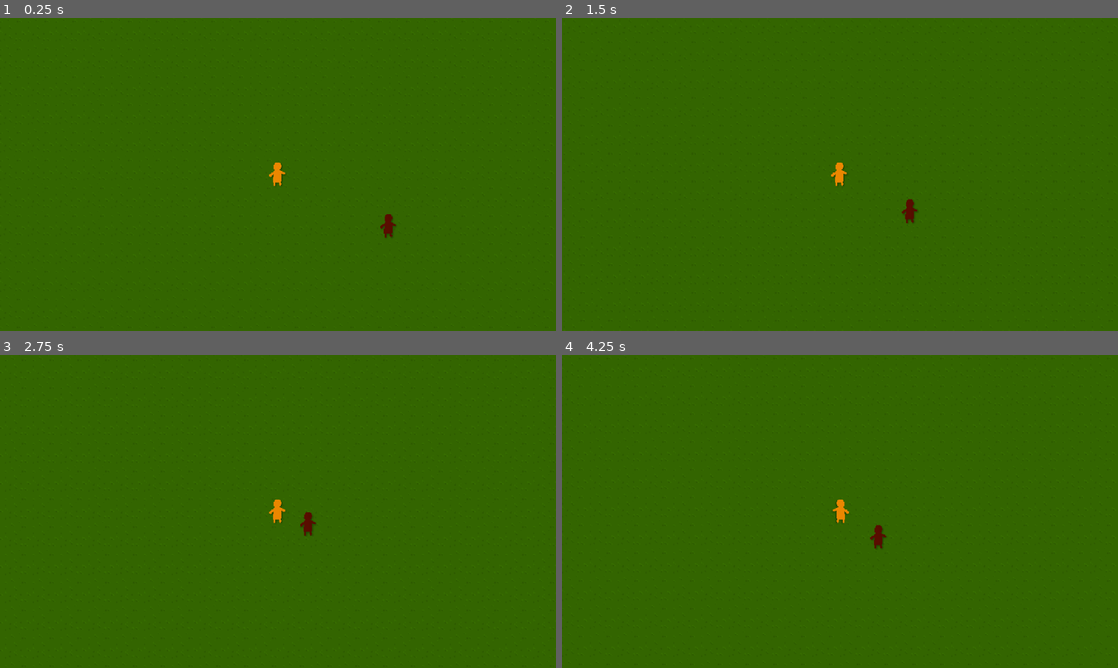
Above: before the commit, frames 1-4 (two rows, left to right).
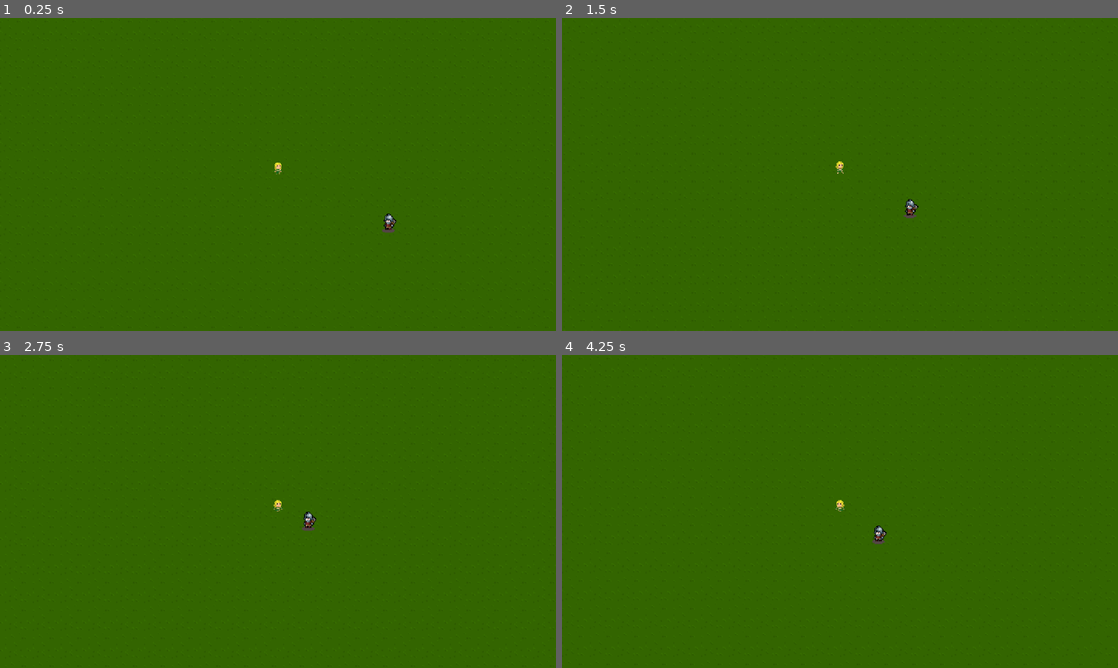
Above: after the commit, the same moments.

Repository: VlastaSeNemyje/VampiresClone
Game: Godot game, scene res://Scenes/world.tscn
Same seed, same stepped clock (60 frames per second), same inputs: the game is played once before the commit and once after it.
Inputs:
- Up to frame 1 (0.25 s): no input
- Up to frame 2 (1.5 s): hold D (right) 0.53-1.28 s; hold S (down) from 1.28 s (still down)
- Up to frame 3 (2.75 s): release S (down) at 2.03 s; hold D (right) from 2.03 s (still down)
- Up to frame 4 (4.25 s): release D (right) at 2.78 s; hold W (up) 2.78-3.53 s; hold A (left) from 3.53 s (still down)

The runs differ from the first frame. In frame 1, 0.3% of the frame differs, in the area x 48-72%, y 46-71%; in frame 2, 0.3%, in the area x 48-65%, y 45-66%; in frame 3, 0.3%; in frame 4, 0.3%.

Commit message:
edit animation, add sprites

Diff:
--- a/vampires-clone/Scenes/enemy.tscn
+++ b/vampires-clone/Scenes/enemy.tscn
@@ -1,22 +1,62 @@
 [gd_scene format=3 uid="uid://cdtkhmhdppka"]
 
 [ext_resource type="Script" uid="uid://b1t3flr4tf40w" path="res://Scripts/enemy.gd" id="1_1f0kj"]
-[ext_resource type="Texture2D" uid="uid://ceodc7820ekix" path="res://Textures/Sprites/Enemy.png" id="1_hghv2"]
+[ext_resource type="Texture2D" uid="uid://csukh0jlb4ohb" path="res://Textures/Sprites/Soldier_Idle.png" id="2_287tu"]
 [ext_resource type="PackedScene" uid="uid://cyadi38x6i7cn" path="res://Utility/hurt_box.tscn" id="3_afpow"]
 [ext_resource type="PackedScene" uid="uid://cthuwwjhu3woh" path="res://Utility/hit_box.tscn" id="4_287tu"]
 
-[sub_resource type="AtlasTexture" id="AtlasTexture_1f0kj"]
-atlas = ExtResource("1_hghv2")
-region = Rect2(0, 0, 32, 32)
+[sub_resource type="AtlasTexture" id="AtlasTexture_0830c"]
+atlas = ExtResource("2_287tu")
+region = Rect2(26, 36, 48, 33)
+
+[sub_resource type="AtlasTexture" id="AtlasTexture_ghaa6"]
+atlas = ExtResource("2_287tu")
+region = Rect2(126, 36, 48, 33)
+
+[sub_resource type="AtlasTexture" id="AtlasTexture_1dp5w"]
+atlas = ExtResource("2_287tu")
+region = Rect2(226, 36, 48, 33)
+
+[sub_resource type="AtlasTexture" id="AtlasTexture_auwsv"]
+atlas = ExtResource("2_287tu")
+region = Rect2(326, 36, 48, 33)
+
+[sub_resource type="AtlasTexture" id="AtlasTexture_8uf12"]
+atlas = ExtResource("2_287tu")
+region = Rect2(426, 36, 48, 33)
+
+[sub_resource type="AtlasTexture" id="AtlasTexture_po0sg"]
+atlas = ExtResource("2_287tu")
+region = Rect2(526, 36, 48, 33)
 
 [sub_resource type="SpriteFrames" id="SpriteFrames_afpow"]
 animations = [{
 "frames": [{
 "duration": 1.0,
-"texture": SubResource("AtlasTexture_1f0kj")
+"texture": SubResource("AtlasTexture_0830c")
+}, {
+"duration": 1.0,
+"texture": SubResource("AtlasTexture_ghaa6")
+}, {
+"duration": 1.0,
+"texture": SubResource("AtlasTexture_1dp5w")
+}, {
+"duration": 1.0,
+"texture": SubResource("AtlasTexture_auwsv")
+}, {
+"duration": 1.0,
+"texture": SubResource("AtlasTexture_8uf12")
+}, {
+"duration": 1.0,
+"texture": SubResource("AtlasTexture_po0sg")
 }],
 "loop": true,
-"name": &"default",
+"name": &"idle",
+"speed": 10.0
+}, {
+"frames": [],
+"loop": true,
+"name": &"run",
 "speed": 5.0
 }]
 
@@ -25,7 +65,7 @@
 height = 40.317513
 
 [sub_resource type="RectangleShape2D" id="RectangleShape2D_287tu"]
-size = Vector2(13, 27)
+size = Vector2(8.5, 16)
 
 [sub_resource type="RectangleShape2D" id="RectangleShape2D_0830c"]
 size = Vector2(5, 18)
@@ -36,23 +76,26 @@
 
 [node name="AnimatedSprite2D" type="AnimatedSprite2D" parent="." unique_id=1289113278]
 sprite_frames = SubResource("SpriteFrames_afpow")
+animation = &"idle"
+autoplay = "idle"
 
 [node name="CollisionShape2D" type="CollisionShape2D" parent="." unique_id=1280193968]
-position = Vector2(-1, -2)
+visible = false
+position = Vector2(0, -4)
 scale = Vector2(0.7948588, -0.34724367)
 shape = SubResource("CapsuleShape2D_1f0kj")
 
 [node name="HurtBox" parent="." unique_id=1129910364 instance=ExtResource("3_afpow")]
-visible = false
 collision_layer = 4
 collision_mask = 4
 
 [node name="CollisionShape2D" parent="HurtBox" index="0" unique_id=486513834]
-position = Vector2(-0.5, 0.5)
+position = Vector2(0, -3)
 shape = SubResource("RectangleShape2D_287tu")
 
 [node name="HitBox" parent="." unique_id=1387451001 instance=ExtResource("4_287tu")]
-scale = Vector2(1.3200003, 1)
+position = Vector2(0, -2.9999998)
+scale = Vector2(1.3200003, 0.80000037)
 collision_layer = 2
 collision_mask = 2
 
--- a/vampires-clone/Scenes/player.tscn
+++ b/vampires-clone/Scenes/player.tscn
@@ -1,41 +1,113 @@
 [gd_scene format=3 uid="uid://d4mksw1nihjx5"]
 
 [ext_resource type="Script" uid="uid://crask6d84cg4i" path="res://Scripts/player.gd" id="1_cvnsp"]
-[ext_resource type="Texture2D" uid="uid://cgj1gif3gkgfm" path="res://Textures/Sprites/Character.png" id="1_v0iea"]
+[ext_resource type="Texture2D" uid="uid://dva5k5nflhe47" path="res://Resources/Miniprotectors/MiniYoungDryad.png" id="2_6t5aa"]
 [ext_resource type="PackedScene" uid="uid://cyadi38x6i7cn" path="res://Utility/hurt_box.tscn" id="3_6t5aa"]
 
-[sub_resource type="AtlasTexture" id="AtlasTexture_cvnsp"]
-atlas = ExtResource("1_v0iea")
+[sub_resource type="AtlasTexture" id="AtlasTexture_vgqql"]
+atlas = ExtResource("2_6t5aa")
 region = Rect2(0, 0, 32, 32)
+
+[sub_resource type="AtlasTexture" id="AtlasTexture_fkybt"]
+atlas = ExtResource("2_6t5aa")
+region = Rect2(32, 0, 32, 32)
+
+[sub_resource type="AtlasTexture" id="AtlasTexture_x3wgy"]
+atlas = ExtResource("2_6t5aa")
+region = Rect2(64, 0, 32, 32)
+
+[sub_resource type="AtlasTexture" id="AtlasTexture_3smsa"]
+atlas = ExtResource("2_6t5aa")
+region = Rect2(96, 0, 32, 32)
+
+[sub_resource type="AtlasTexture" id="AtlasTexture_6t5aa"]
+atlas = ExtResource("2_6t5aa")
+region = Rect2(0, 32, 32, 32)
+
+[sub_resource type="AtlasTexture" id="AtlasTexture_8erm5"]
+atlas = ExtResource("2_6t5aa")
+region = Rect2(32, 32, 32, 32)
+
+[sub_resource type="AtlasTexture" id="AtlasTexture_f1ek2"]
+atlas = ExtResource("2_6t5aa")
+region = Rect2(64, 32, 32, 32)
+
+[sub_resource type="AtlasTexture" id="AtlasTexture_tx1dd"]
+atlas = ExtResource("2_6t5aa")
+region = Rect2(96, 32, 32, 32)
+
+[sub_resource type="AtlasTexture" id="AtlasTexture_gymyn"]
+atlas = ExtResource("2_6t5aa")
+region = Rect2(128, 32, 32, 32)
+
+[sub_resource type="AtlasTexture" id="AtlasTexture_pu2lt"]
+atlas = ExtResource("2_6t5aa")
+region = Rect2(160, 32, 32, 32)
 
 [sub_resource type="SpriteFrames" id="SpriteFrames_6t5aa"]
 animations = [{
 "frames": [{
 "duration": 1.0,
-"texture": SubResource("AtlasTexture_cvnsp")
+"texture": SubResource("AtlasTexture_vgqql")
+}, {
+"duration": 1.0,
+"texture": SubResource("AtlasTexture_fkybt")
+}, {
+"duration": 1.0,
+"texture": SubResource("AtlasTexture_x3wgy")
+}, {
+"duration": 1.0,
+"texture": SubResource("AtlasTexture_3smsa")
 }],
 "loop": true,
 "name": &"idle",
-"speed": 5.0
+"speed": 8.0
+}, {
+"frames": [{
+"duration": 1.0,
+"texture": SubResource("AtlasTexture_6t5aa")
+}, {
+"duration": 1.0,
+"texture": SubResource("AtlasTexture_8erm5")
+}, {
+"duration": 1.0,
+"texture": SubResource("AtlasTexture_f1ek2")
+}, {
+"duration": 1.0,
+"texture": SubResource("AtlasTexture_tx1dd")
+}, {
+"duration": 1.0,
+"texture": SubResource("AtlasTexture_gymyn")
+}, {
+"duration": 1.0,
+"texture": SubResource("AtlasTexture_pu2lt")
+}],
+"loop": true,
+"name": &"run",
+"speed": 8.0
 }]
 
 [sub_resource type="CapsuleShape2D" id="CapsuleShape2D_cvnsp"]
-radius = 3.0
+radius = 2.0
 height = 22.0
 
 [sub_resource type="RectangleShape2D" id="RectangleShape2D_vgqql"]
-size = Vector2(6, 18)
+size = Vector2(4.677864, 9.750471)
 
 [node name="Player" type="CharacterBody2D" unique_id=1972239113 groups=["player"]]
 motion_mode = 1
 script = ExtResource("1_cvnsp")
 
 [node name="AnimatedSprite2D" type="AnimatedSprite2D" parent="." unique_id=494512027]
+position = Vector2(0, -15)
 sprite_frames = SubResource("SpriteFrames_6t5aa")
-animation = &"idle"
+animation = &"run"
+autoplay = "idle"
+frame_progress = 0.105016485
 
 [node name="CollisionShape2D" type="CollisionShape2D" parent="." unique_id=635807448]
-position = Vector2(-1, -2)
+position = Vector2(0, -7)
+scale = Vector2(1, 0.5199999)
 shape = SubResource("CapsuleShape2D_cvnsp")
 
 [node name="Camera2D" type="Camera2D" parent="." unique_id=607192347]
@@ -48,7 +120,7 @@
 HurtBoxType = 2
 
 [node name="CollisionShape2D" parent="HurtBox" index="0" unique_id=486513834]
-position = Vector2(-1, 0)
+position = Vector2(0, -3.375164)
 shape = SubResource("RectangleShape2D_vgqql")
 
 [connection signal="hurt" from="HurtBox" to="." method="_on_hurt_box_hurt"]
--- a/vampires-clone/Scripts/enemy.gd
+++ b/vampires-clone/Scripts/enemy.gd
@@ -12,9 +12,9 @@
 	move_and_slide()
 
 	if direction.x > 0.1:
+		animated_sprite_2d.flip_h = false
+	elif direction.x < -0.1:
 		animated_sprite_2d.flip_h = true
-	elif direction.x < -0.1:
-		animated_sprite_2d.flip_h = false
 
 
 
--- a/vampires-clone/Scripts/player.gd
+++ b/vampires-clone/Scripts/player.gd
@@ -21,6 +21,11 @@
 	velocity = mov.normalized()*movement_speed
 	move_and_slide()
 
+	if movement_speed == 0:
+		animated_sprite_2d.play("idle")
+	else:
+		animated_sprite_2d.play("run")
+
 
 func _on_hurt_box_hurt(damage):
 	hp -= damage
Binary file added: vampires-clone/Resources/Miniprotectors/MiniDryadDeer.png
Not shown, added: vampires-clone/Resources/Miniprotectors/MiniDryadDeer.png.import
Binary file added: vampires-clone/Resources/Miniprotectors/MiniDryadDeerOLD.png
Not shown, added: vampires-clone/Resources/Miniprotectors/MiniDryadDeerOLD.png.import
Binary file added: vampires-clone/Resources/Miniprotectors/MiniDryadEnchantress.png
Not shown, added: vampires-clone/Resources/Miniprotectors/MiniDryadEnchantress.png.import
Binary file added: vampires-clone/Resources/Miniprotectors/MiniDryadHuntress.png
Not shown, added: vampires-clone/Resources/Miniprotectors/MiniDryadHuntress.png.import
Binary file added: vampires-clone/Resources/Miniprotectors/MiniFPProjectiles.png
Not shown, added: vampires-clone/Resources/Miniprotectors/MiniFPProjectiles.png.import
Binary file added: vampires-clone/Resources/Miniprotectors/MiniFairy.png
Not shown, added: vampires-clone/Resources/Miniprotectors/MiniFairy.png.import
(and 20 more such lines)
